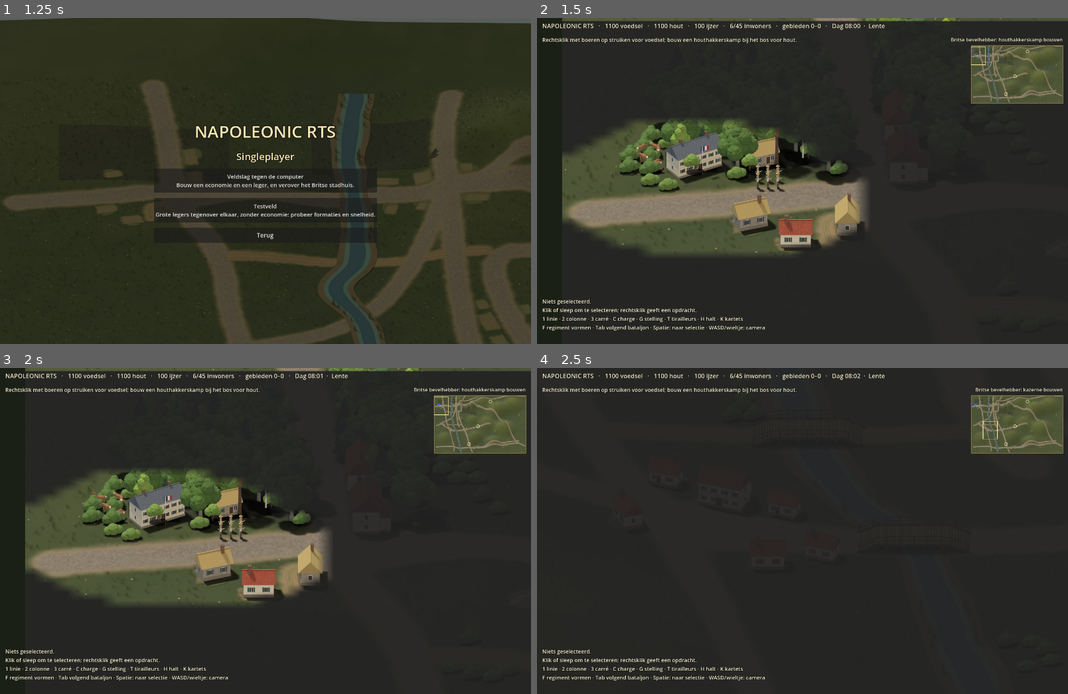
Above: before the commit, frames 1-4 (two rows, left to right).
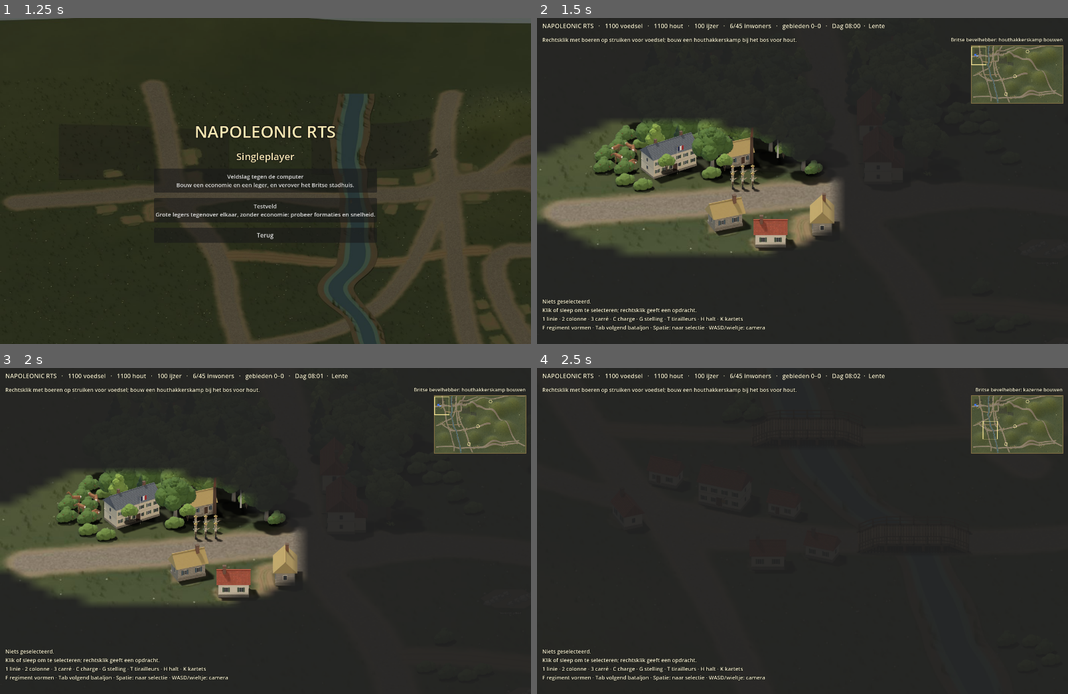
Above: after the commit, the same moments.

Repository: thomasgerritsen-code/-napoleonic-rts.
Game: Godot game, scene res://scenes/menu.tscn
Two runs of this game, one before a commit and one after it. Both use one fixed random seed, a clock stepped at 60 frames per second and the inputs below.
Inputs (mouse positions are in pixels of both pictures, inside the frame that each line leads up to):
- Up to frame 1 (1.25 s): click "Singleplayer Tegen de compute…" at 0.5 s
- Up to frame 2 (1.5 s): click "Veldslag tegen de computer Bo…" at 1.25 s
- Up to frame 3 (2 s): no input
- Up to frame 4 (2.5 s): tap Enter at 2 s; drag from (1014, 423) to (855, 459) at 2.02 s

Frame 1 is identical in both runs. In frame 2, 12% of the frame differs, in the area x 0-100%, y 0-73%; in frame 3, 12%; in frame 4, nothing differs.

Commit message:
Godot: the camera stays over the map; the fog covers the strip above it
The camera kept only its centre over the map, so half a screen beyond the
edge showed; it now keeps the screen's edges within the ground (the
relief strip above the map included) and zooms out no further than the
whole map fills the screen. The ground's relief strip above the map lay
outside the fog; it now lies under the same cloud as the map's top row.

Co-Authored-By: Claude Opus 5.5 <noreply@anthropic.com>
Claude-Session: https://claude.ai/code/session_01JtYPWDhBYAE3XgwFqp4SE2

Diff:
--- a/godot/scripts/battle_camera.gd
+++ b/godot/scripts/battle_camera.gd
@@ -1,7 +1,8 @@
 class_name BattleCamera
 extends Camera2D
 ## Pans with WASD, the arrow keys or the middle mouse button, zooms with the
-## wheel towards the pointer, and stays over the map.
+## wheel towards the pointer, and keeps the whole screen over the map: its
+## edges never pass the ground's, and it zooms out no further than the map.
 
 const PAN_SPEED := 900.0     # canvas px a second at zoom 1
 const ZOOM_MIN := 0.3
@@ -9,10 +10,16 @@
 const ZOOM_STEP := 1.12
 
 var _dragging := false
+## The ground on the canvas: from the top of its relief strip to the map's foot.
+var _ground := Rect2(0.0, 0.0, Iso.WORLD.x, Iso.WORLD.y * Iso.SQ)
 
 
 func _ready() -> void:
 	zoom = Vector2.ONE * 1.1
+	var meta: Dictionary = Iso.read_json("res://assets/map/ground.json")
+	var top := float(meta.get("padTop", 0.0)) / (float(meta["pxPerM"]) / float(meta["gamePxPerM"]))
+	_ground = Rect2(0.0, -top, Iso.WORLD.x, Iso.WORLD.y * Iso.SQ + top)
+	get_viewport().size_changed.connect(_clamp)
 
 
 func focus(canvas_at: Vector2) -> void:
@@ -43,7 +50,7 @@
 		elif button.pressed and button.button_index in [MOUSE_BUTTON_WHEEL_UP, MOUSE_BUTTON_WHEEL_DOWN]:
 			var before := get_global_mouse_position()
 			var factor := ZOOM_STEP if button.button_index == MOUSE_BUTTON_WHEEL_UP else 1.0 / ZOOM_STEP
-			zoom = Vector2.ONE * clampf(zoom.x * factor, ZOOM_MIN, ZOOM_MAX)
+			zoom = Vector2.ONE * clampf(zoom.x * factor, _zoom_min(), ZOOM_MAX)
 			# Keep the point under the pointer where it was.
 			position += before - get_global_mouse_position()
 			_clamp()
@@ -54,6 +61,15 @@
 		_clamp()
 
 
+## No further out than the whole map fills the screen.
+func _zoom_min() -> float:
+	var view := get_viewport_rect().size
+	return maxf(ZOOM_MIN, maxf(view.x / _ground.size.x, view.y / _ground.size.y))
+
+
 func _clamp() -> void:
-	position.x = clampf(position.x, 0.0, Iso.WORLD.x)
-	position.y = clampf(position.y, -150.0, Iso.WORLD.y * Iso.SQ)
+	if zoom.x < _zoom_min():
+		zoom = Vector2.ONE * _zoom_min()
+	var half := get_viewport_rect().size / zoom / 2.0
+	position.x = clampf(position.x, _ground.position.x + half.x, _ground.end.x - half.x)
+	position.y = clampf(position.y, _ground.position.y + half.y, _ground.end.y - half.y)
--- a/godot/scripts/fog.gd
+++ b/godot/scripts/fog.gd
@@ -21,6 +21,8 @@
 var _image: Image
 var _texture: ImageTexture
 var _clock := 0.0
+## Rows of the ground's relief strip above the map, in fog cells.
+var _strip := 0.0
 
 
 func _ready() -> void:
@@ -36,7 +38,16 @@
 	scale = Vector2(CELL, CELL * Iso.SQ)
 	texture_filter = CanvasItem.TEXTURE_FILTER_LINEAR
 	z_index = 15
+	var meta: Dictionary = Iso.read_json("res://assets/map/ground.json")
+	_strip = float(meta.get("padTop", 0.0)) / (float(meta["pxPerM"]) / float(meta["gamePxPerM"])) / (CELL * Iso.SQ)
 	refresh()
+
+
+## The strip of ground above the map (the relief's top) lies under the same
+## cloud as the map's top row.
+func _draw() -> void:
+	if _strip > 0.0 and texture != null:
+		draw_texture_rect_region(texture, Rect2(0.0, -_strip, _cols, _strip), Rect2(0.0, 0.0, _cols, 1.0))
 
 
 func vision(node: Node2D) -> float:
